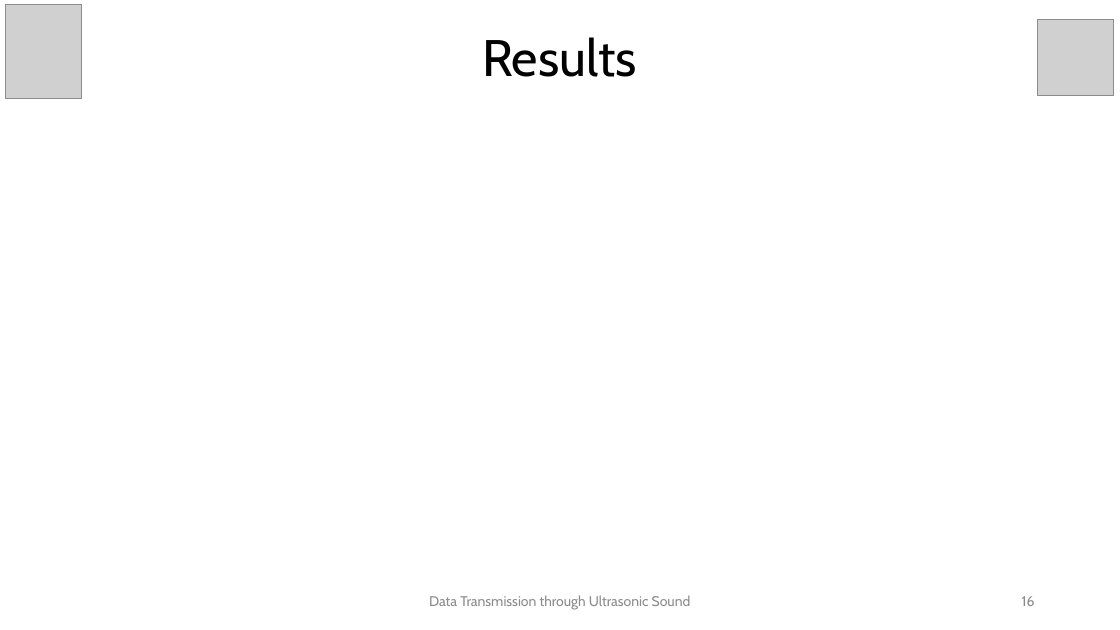
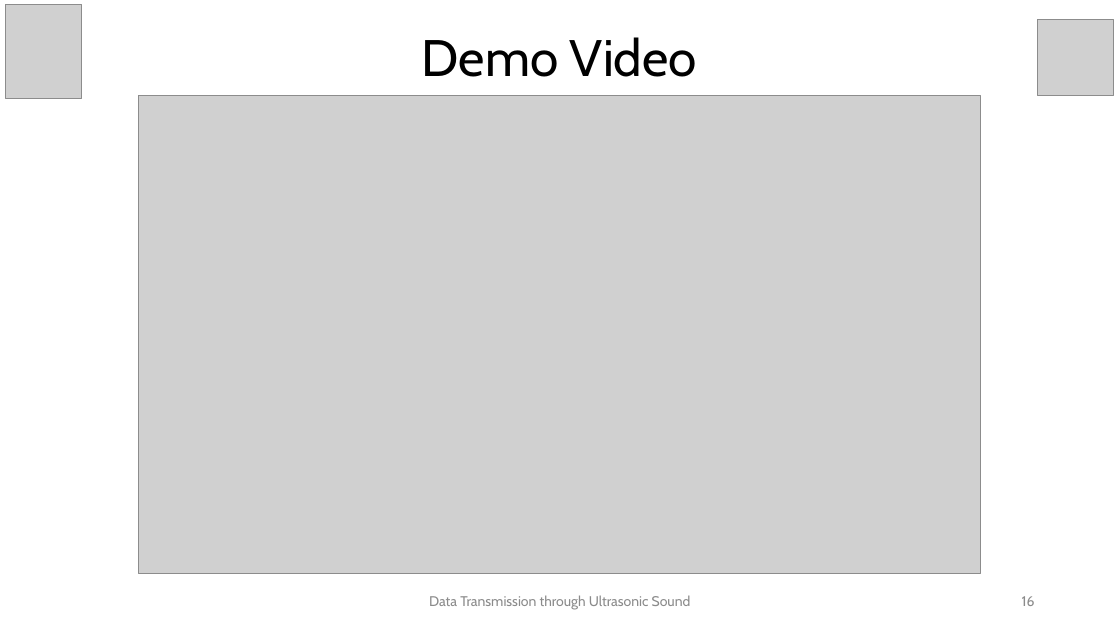
Before and after one commit to karthik-k-bhat/Ultrasonic-Data-Transfer, a slide deck: slide 16 of PESU_E&C_4th_Sem_data_transfer_with_ultrasonic v2.pptx. Drawn at 1120x630 pixels with LibreOffice and Linux fonts; fonts in the diff are those of the drawing; grey boxes stand for pictures. Boxes give left, top, right and bottom in pixels: in the first picture for what was removed or moved away, otherwise in the second. Text is boxed around its words. In the diff, an @@ line names an element or a change of style, - is before the commit and + after.

Commit message:
Demo Video added to PPT

```diff
--- a/PESU_E&C_4th_Sem_data_transfer_with_ultrasonic v2.pptx
+++ b/PESU_E&C_4th_Sem_data_transfer_with_ultrasonic v2.pptx
@@ title at (x1=422, y1=37, x2=697, y2=77): text changed @@
-Results
+Demo Video
@@ picture added at (x1=139, y1=95, x2=980, y2=574) @@
```
Also in this commit, not shown: 1 other file.
